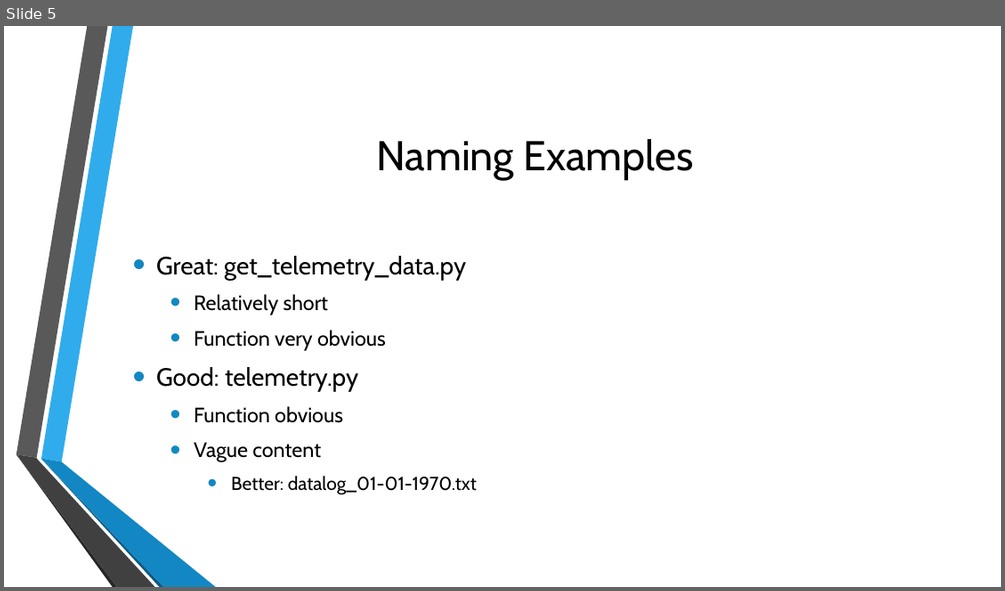
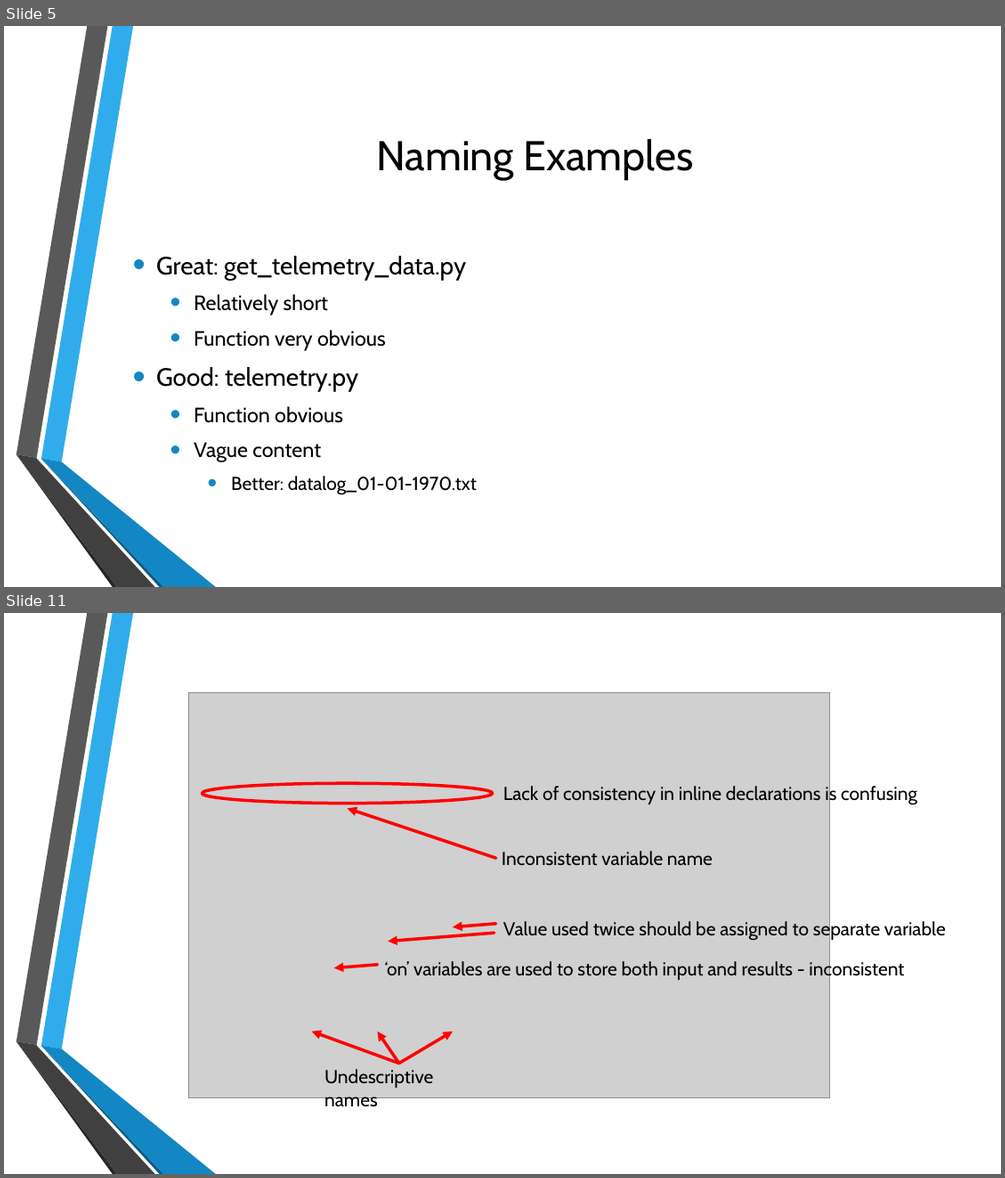
Before and after one commit to divalbanerjee/Programming, a slide deck: etc/organization.pptx. Shown one above the other, each under a label of ours: slide 5 before the commit, slides 5 and 11 after it; the slides between them are not shown. The pictures are 1005x591 and 1005x1178 pixels, drawn with LibreOffice and Linux fonts; fonts in the diff are those of the drawing; grey boxes stand for pictures; background and template pictures are left out. Boxes give left, top, right and bottom in pixels: in the first picture for what was removed or moved away, otherwise in the second. Text is boxed around its words. In the diff, an @@ line names an element or a change of style, - is before the commit and + after.

```diff
--- a/etc/organization.pptx
+++ b/etc/organization.pptx
@@ slide 11 added at [4, 613, 1001, 1174], background picture (left out); not listed: 6 template elements that a slide beside it also shows @@
@@ picture added at [189, 693, 830, 1098] @@
@@ ellipse added at [202, 784, 493, 803], outline #FF0000 3 pt @@
@@ text added at [503, 784, 917, 805], 18 pt, text #000000 @@
+Lack of consistency in inline declarations is confusing
@@ arrow added from (496, 859) to (348, 808), #FF0000 3 pt @@
@@ text added at [502, 851, 712, 866], 18 pt, text #000000 @@
+Inconsistent variable name
@@ arrow added from (496, 924) to (453, 927), #FF0000 3 pt @@
@@ text added at [503, 919, 946, 941], 18 pt, text #000000 @@
+Value used twice should be assigned to separate variable
@@ arrow added from (494, 933) to (388, 941), #FF0000 3 pt @@
@@ arrow added from (377, 965) to (334, 968), #FF0000 3 pt @@
@@ text added at [385, 960, 904, 981], 18 pt, text #000000 @@
+‘on’ variables are used to store both input and results - inconsistent
@@ arrow added from (399, 1063) to (311, 1031), #FF0000 3 pt @@
@@ arrow added from (399, 1063) to (377, 1031), #FF0000 3 pt @@
@@ arrow added from (399, 1063) to (453, 1031), #FF0000 3 pt @@
@@ text added at [324, 1069, 433, 1111], 18 pt, text #000000 @@
+Undescriptive names
```
Also in this commit, not shown: 4 slides changed, 18 other slides added, 1 slide removed.
